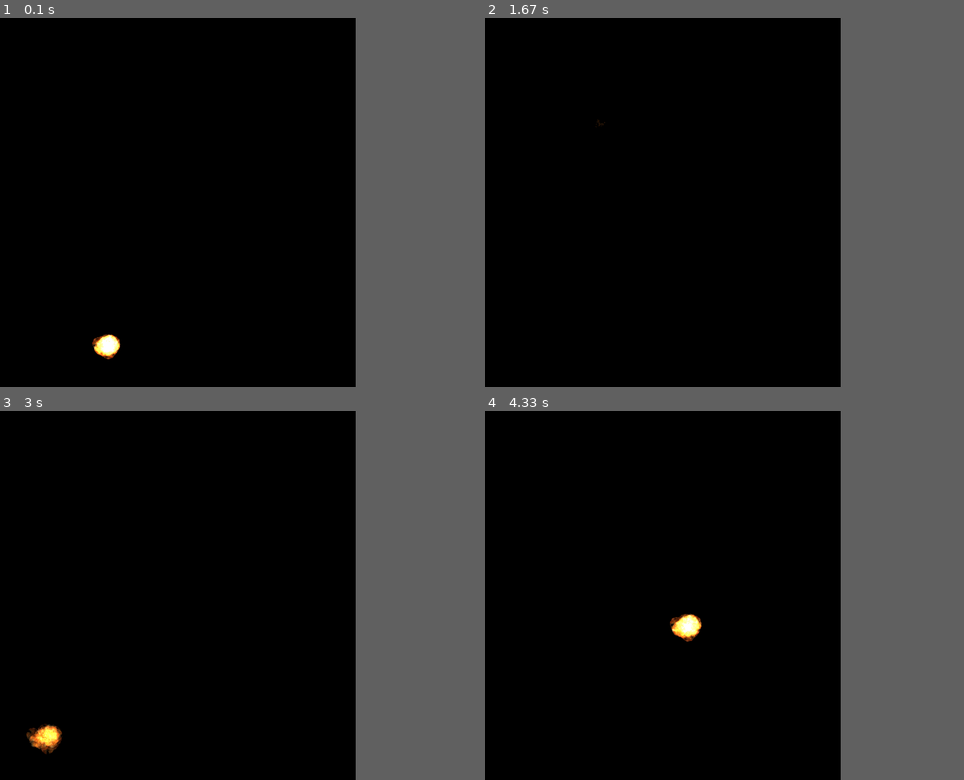
Above: before the commit, frames 1-4 (two rows, left to right).
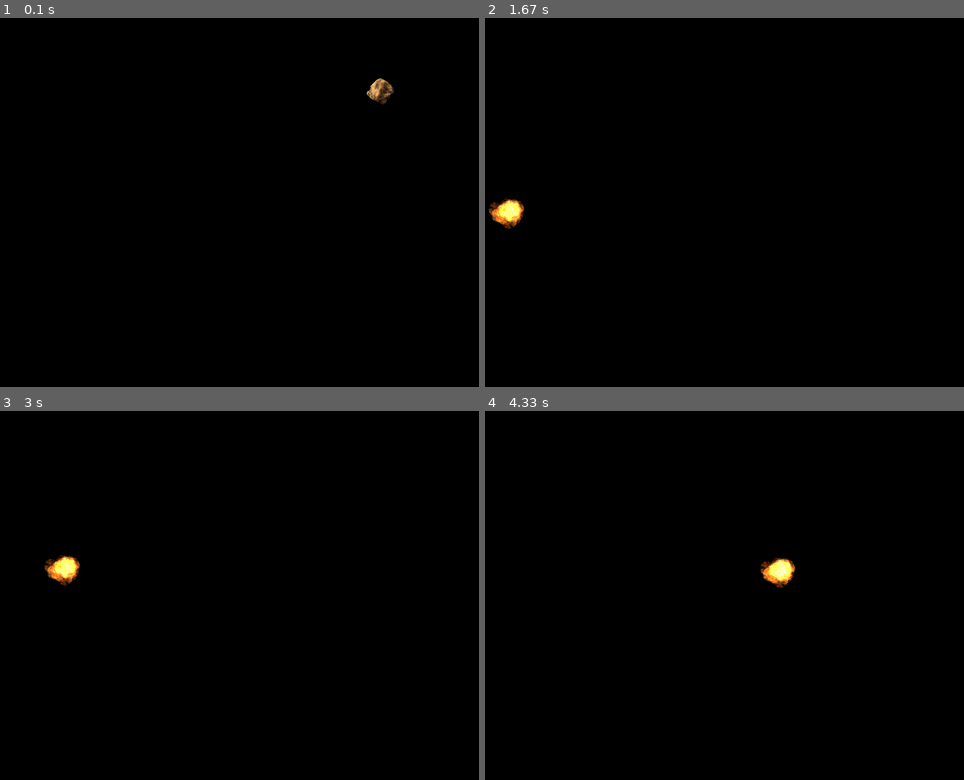
Above: after the commit, the same moments.

Repository: straylight77/arcade
Game: pygame game, started from sprite_test.py
The game is run twice, just before and just after one commit, with the same random seed, the same clock (stepped at 60 frames per second) and the same inputs.
Inputs:
- Up to frame 1 (0.1 s): no input
- Up to frame 2 (1.67 s): tap Space at 0.33, 0.73, 1.03, 1.23, 1.53 s; hold N 0.67-1.13 s
- Up to frame 3 (3 s): hold N 2-2.47 s; tap Space at 2.07, 2.37, 2.57, 2.87 s
- Up to frame 4 (4.33 s): tap N at 3.57 s; tap Space at 3.97 s
In our replay, the window is 600x600 before the commit and 800x600 after it. These sizes can differ from the game's own. Grey fills any space a smaller window leaves; there, only what the larger window draws over its background counts as a difference.

The runs differ from the first frame. In frame 1, 0.5% of the frame differs, in the area x 19-83%, y 16-93%; in frame 2, 0.4%; in frame 3, 0.9%, in the area x 5-17%, y 39-93%; in frame 4, 0.8%.

Commit message:
Created Asteroid class. Manage list of sprites in main().

Diff:
--- a/sprite_test.py
+++ b/sprite_test.py
@@ -2,7 +2,7 @@
 from pygame.locals import *
 
 FPS = 30
-MAX_X = 600
+MAX_X = 800
 MAX_Y = 600
 
 WHITE     = (255, 255, 255)
@@ -19,6 +19,91 @@
 BASICFONT = pygame.font.SysFont('courier', 15)
 pygame.display.set_caption('pyGame Template')
 random.seed()
+
+
+class Asteroid():
+
+    ast_spritesheet = None
+    ast_img = []
+    exp_spritesheet = None
+    exp_img = []
+    pos = (0, 0)
+    vel = (0, 0)
+    state = 1
+    NORMAL = 1
+    EXPLODING = 2
+    DONE = 3
+    frame = 0
+
+    def __init__(self):
+        self.pos = (random.randint(48, MAX_X-48), random.randint(48, MAX_Y-48))
+        s = random.randint(3, 10)
+        self.vel = (random.randint(-s, s), random.randint(-s, s))
+        self.state = self.NORMAL
+
+        #TODO: have only 1 instance of the spritesheet.  use a class variable?
+
+        #load asteroid sprite
+        self.ast_spritesheet = pygame.image.load('assets/asteroid2.png')
+        self.ast_img = []
+        s = 64
+        for y in range(0,6):
+            for x in range (0, 5):
+                self.ast_img.append(self.ast_spritesheet.subsurface( (x*s,y*s,s,s) ))
+
+        #load explosion sprite
+        self.exp_spritesheet = pygame.image.load('assets/explosion1_64x64.png')
+        self.exp_img = []
+        s = 64
+        for y in range(0, 5):
+            for x in range (0, 5):
+                self.exp_img.append(self.exp_spritesheet.subsurface( (x*s,y*s,s,s) ))
+
+    def is_normal(self):
+        return self.state == self.NORMAL
+
+    def is_done(self):
+        return self.state == self.DONE
+
+    def is_exploding(self):
+        return self.state == self.EXPLODING
+
+    def start_exploding(self):
+        if self.state == self.NORMAL:
+            self.state = self.EXPLODING
+            self.vel = (0, 0)
+            self.frame = 0
+
+    def update(self):
+        x = self.pos[0] + self.vel[0]
+        y = self.pos[1] + self.vel[1]
+        if x >= MAX_X:  x = 0
+        if x < 0:       x = MAX_X
+        if y >= MAX_Y:  y = 0
+        if y < 0:       y = MAX_Y
+        self.pos = (x, y)
+
+    def draw(self):
+        x = self.pos[0] - 32
+        y = self.pos[1] - 32
+
+        if self.state == self.NORMAL:
+            img = self.ast_img[self.frame]
+            DISPLAYSURF.blit(img, (x, y))
+            self.frame += 1
+            if self.frame >= len(self.exp_img):
+                self.frame = 0
+
+        elif self.state == self.EXPLODING:
+            img = self.exp_img[self.frame]
+            DISPLAYSURF.blit(img, (x, y))
+            self.frame += 1
+            if self.frame >= len(self.exp_img):
+                self.frame = 0
+                self.state = self.DONE
+
+        else:
+            pass
 
 
 def terminate():
@@ -43,28 +128,40 @@
 
 def main():
 
-    img = pygame.image.load('assets/explosion1_64x64.png')
     sprites = []
-    s = 64
-    for y in range(0, 5):
-        for x in range (0, 5):
-            sprites.append(img.subsurface( (x*s,y*s,s,s) ))
+    sprites.append( Asteroid() )
 
-    i = 0
-    sprite_done = False
-    pos = (random.randint(48, MAX_X-48), random.randint(48, MAX_Y-48))
+    #main game loop
     while True:
-        handle_events()
+
+       #event handling
+        for event in pygame.event.get():
+            if event.type == QUIT:
+                terminate()
+
+            elif event.type == KEYUP:
+                if event.key == K_SPACE:
+                    for i in range(0, len(sprites)):
+                        if sprites[i].is_normal():
+                            sprites[i].start_exploding()
+                            break;
+
+                if event.key == K_n:
+                    sprites.append( Asteroid() )
+                if event.key == K_ESCAPE:
+                    terminate()
+
+
+        #update game objects
+        if len(sprites) > 0 and sprites[0].is_done():
+            sprites = sprites[1:]
+        for s in sprites:
+            s.update()
 
         # draw frame
         DISPLAYSURF.fill(BGCOLOR)
-
-        DISPLAYSURF.blit(sprites[i], pos)
-
-        i += 1
-        if i >= len(sprites):
-            i = 0
-            pos = (random.randint(48, MAX_X-48), random.randint(48, MAX_Y-48))
+        for s in sprites:
+            s.draw()
 
         #pygame.display.update()
         pygame.display.flip()
